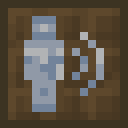
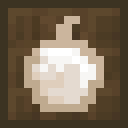
Two versions of the same layered image (128×128). Layer-by-layer changes:
renamed "base" to "weather_detector", hid it, moved it above "item_detector_top.png", painted on it over [24, 16, 104, 112]
renamed "daylight_detector_top.png" to "item_detector_top.png", showed it, moved it into group "top", painted on it over [24, 16, 104, 112]
renamed "player_detector" to "light_detector", hid it, painted on it over [24, 16, 104, 112]
added layer "base" in group "top" over [24, 16, 104, 112]
